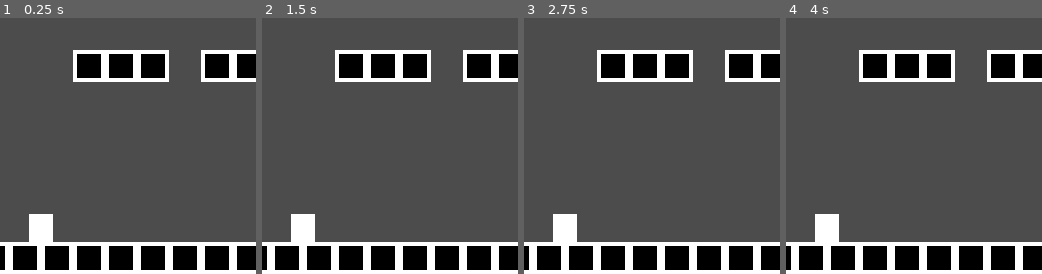
Above: before the commit, frames 1-4 (left to right).
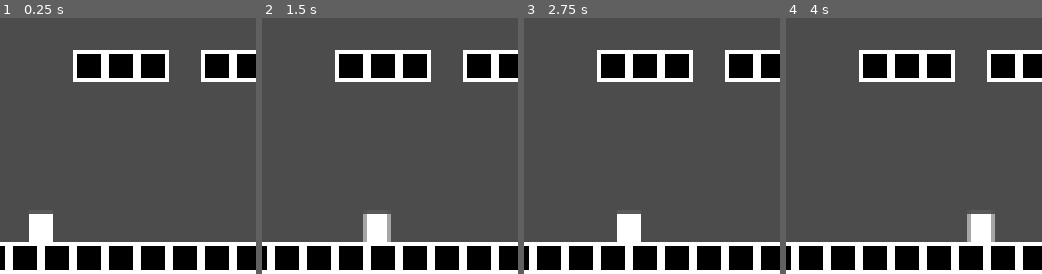
Above: after the commit, the same moments.

Repository: NintenDuck/Project-Vania
Game: Godot game, scene res://Scenes/Levels/Level_Debug.tscn
Two runs of this game, one before a commit and one after it. Both use one fixed random seed, a clock stepped at 60 frames per second and the inputs below.
Inputs:
- Up to frame 1 (0.25 s): no input
- Up to frame 2 (1.5 s): tap Enter at 0.5 s; hold D (k_right) from 0.53 s (still down); tap K (k_jump) at 0.77 s
- Up to frame 3 (2.75 s): tap K (k_jump) at 1.52 s; release D (k_right) at 2.03 s; hold A (k_left) from 2.03 s (still down)
- Up to frame 4 (4 s): release A (k_left) at 2.78 s; hold D (k_right) from 2.78 s (still down); tap K (k_jump) at 3.02, 3.77 s
The pictures show only the part of the screen within x 17-67%, y 50-100%; the shares and areas given below are measured in that part.

The runs differ from the first frame. In frame 2, 2.2% of the frame differs, in the area x 11-51%, y 76-88%; in frame 3, 2.1%; in frame 4, 2.2%.

Commit message:
Add: Player Walk state (mostly) implemented

Diff:
--- a/Scenes/actors/Player.tscn
+++ b/Scenes/actors/Player.tscn
@@ -16,8 +16,9 @@
 __meta__ = {
 "_edit_group_": true
 }
-VELOCITY = 500
-MAX_VELOCITY = 50
+VELOCITY = 10
+MAX_VELOCITY = 10
+GROUND_FRICTION = 0.05
 JUMP_FORCE = 100
 CUT_HEIGHT = 0.4
 GRAVITY = 300
--- a/scripts/player/states/idle.gd
+++ b/scripts/player/states/idle.gd
@@ -5,6 +5,11 @@
 	print( obj.name + " current state: " + JSON.print(fsm.state_next) )
 	pass
 
+# TODO: Si el jugador presiona izq + der a la vez hay un bucle raro, solucionar
 func run( _delta ):
-	var is_moving = abs( obj.get_dir() ) > 0.1
-	print( is_moving )
+	if Input.is_action_just_pressed( "k_left" ) or \
+		Input.is_action_just_pressed( "k_right" ):
+			fsm.state_next = fsm.states.Walk
+
+	obj.motion.x = lerp( obj.motion.x, 0, obj.current_friction )
+	obj.motion = obj.move_and_slide( obj.motion, Vector2.UP )
--- a/scripts/player/states/walk.gd
+++ b/scripts/player/states/walk.gd
@@ -1 +1,17 @@
 extends "res://scripts/fsm/fsm_state.gd"
+
+
+func initialize():
+	print( obj.name + " current state: " + JSON.print(fsm.state_next) )
+	pass
+
+func run( _delta ):
+    var dir = obj.get_dir()
+    var is_moving = abs( obj.get_dir() ) > 0.1
+
+    if is_moving:
+        obj.motion.x += obj.VELOCITY * dir
+        obj.motion = obj.move_and_slide( obj.motion, Vector2.UP )
+        obj.motion.x = clamp( obj.motion.x, -obj.MAX_VELOCITY, obj.MAX_VELOCITY )
+    else:
+        fsm.state_next = fsm.states.Idle
